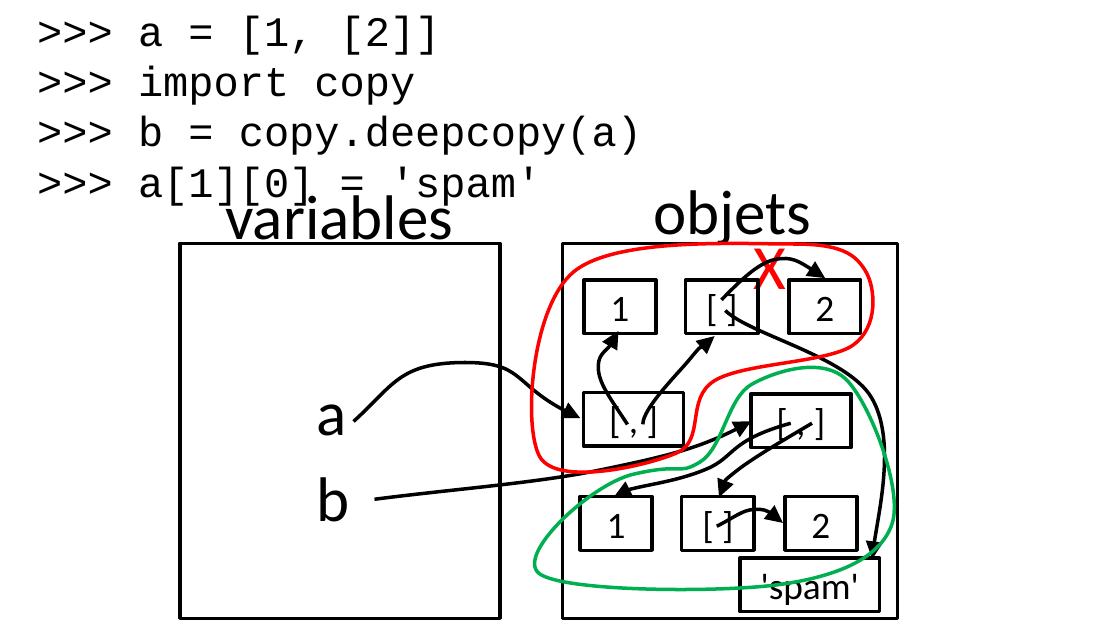
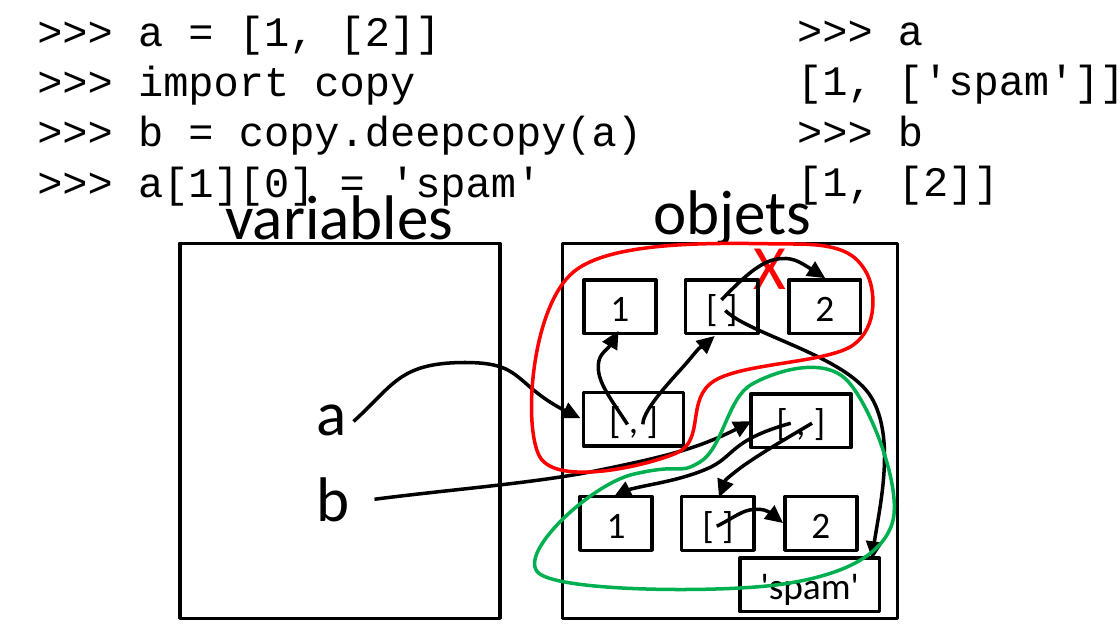
Before and after one commit to parmentelat/flotpython-archive, a slide deck: slide 6 of semaine3/CO12AL-W3-VIDEO04-SLIDE01.pptx. Drawn at 1120x630 pixels with LibreOffice and Linux fonts; fonts in the diff are those of the drawing. Boxes give left, top, right and bottom in pixels: in the first picture for what was removed or moved away, otherwise in the second. Text is boxed around its words. In the diff, an @@ line names an element or a change of style, - is before the commit and + after.

```diff
--- a/semaine3/CO12AL-W3-VIDEO04-SLIDE01.pptx
+++ b/semaine3/CO12AL-W3-VIDEO04-SLIDE01.pptx
@@ text added at [797, 22, 1120, 209], 36 pt, text #000000 @@
+>>> a
+[1, ['spam']]
+>>> b
+[1, [2]]
```
Also in this commit, not shown: 3 other slides changed, 1 other file.
